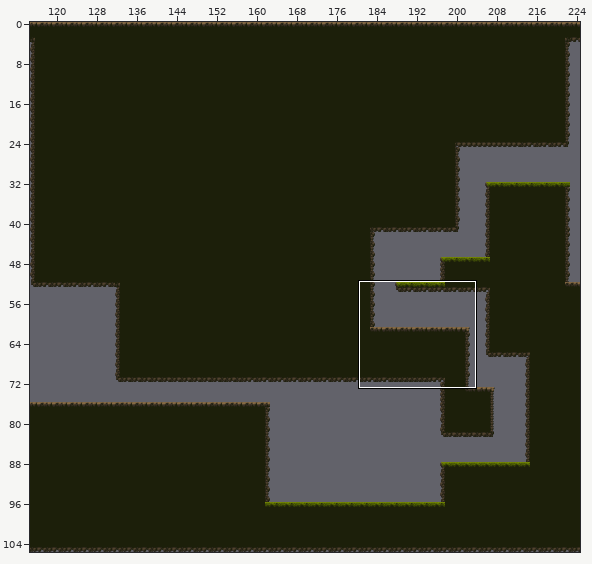
Level history. Tiled map: levels/level1.tmx. Above: a wide view before the commit, with the close-up outlined.
Close-up. Earlier state:
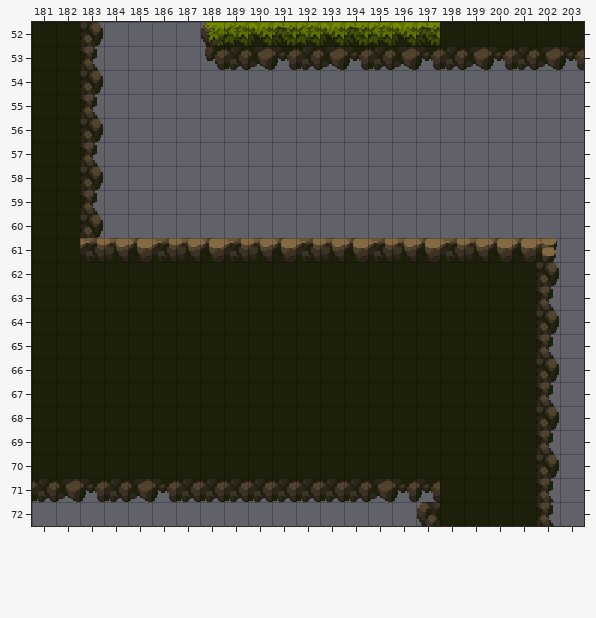
Cells are 16x16 px. Shown: x 181..203, y 52..72. The commit also changed other parts of the map, which this record leaves out.
The result:
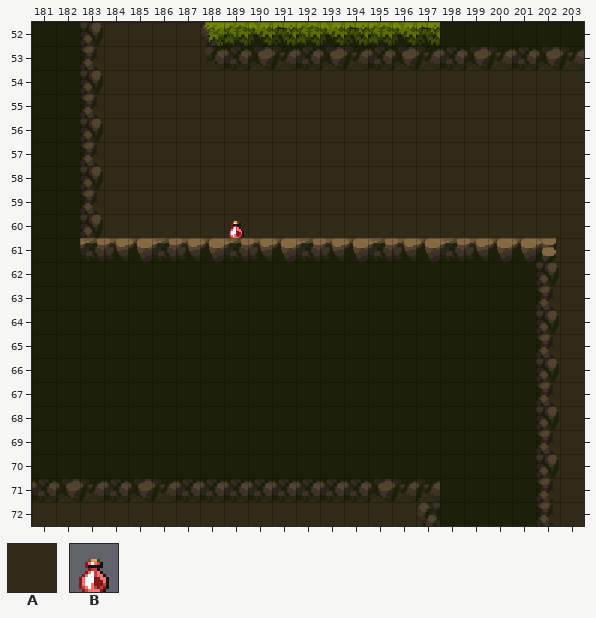
Key: from "Tiles": A 282, B 590.
_ is an empty cell.
Tiles of an added or newly shown layer are drawn over the layers below it.
Edits made:
Layer "backpng" (now shown):
y 52: x 183..188 ______ -> AAAAAA
y 53..60: x 183..203 _____________________ -> AAAAAAAAAAAAAAAAAAAAA
y 61..70: x 202..203 __ -> AA
y 71..72: x 181..197 _________________ -> AAAAAAAAAAAAAAAAA; x 202..203 __ -> AA
Layer "enemy" (now shown):
y 60: x 189 _ -> B
Where, in picture pixels (left, top, right, bottom), the same in both close-ups:
added: (32, 22, 584, 526)
